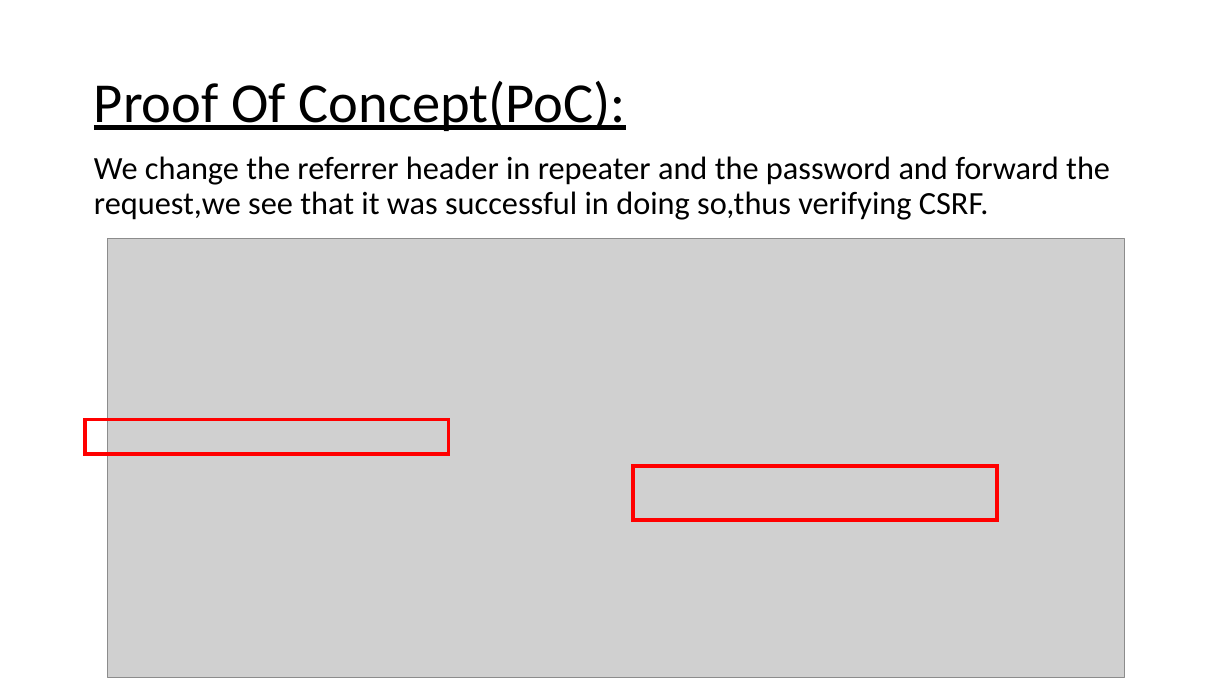
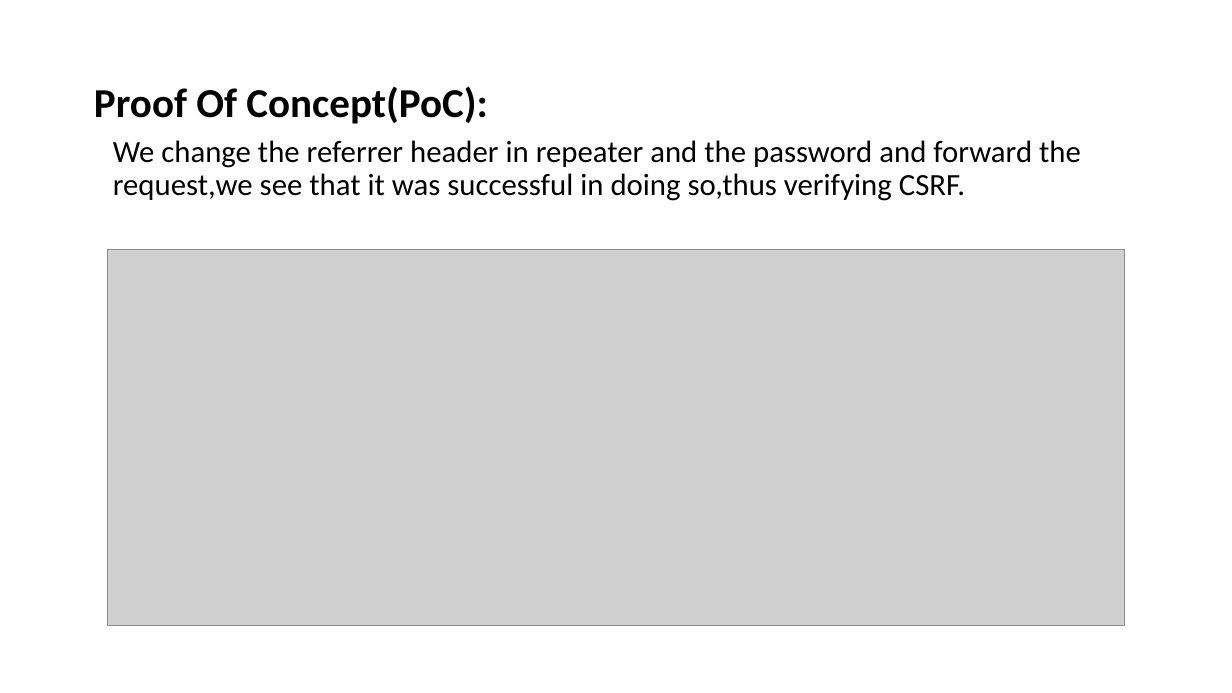
Before and after one commit to RocktimRajkumar/CEH-hack-a-thon, a slide deck: slide 48 of reports/Lifestyle Store/LifeStyle Store Application Reports.pptx. Drawn at 1232x693 pixels with LibreOffice and Linux fonts; fonts in the diff are those of the drawing; grey boxes stand for pictures. Boxes give left, top, right and bottom in pixels: in the first picture for what was removed or moved away, otherwise in the second. Text is boxed around its words. In the diff, an @@ line names an element or a change of style, - is before the commit and + after.

Commit message:
reports: Cross Site Request Forgery ppt done

```diff
--- a/reports/Lifestyle Store/LifeStyle Store Application Reports.pptx
+++ b/reports/Lifestyle Store/LifeStyle Store Application Reports.pptx
@@ title "Proof Of Concept(PoC):" at <box>94,86,488,124</box>: size 44 to 32 pt, bold on, underline off @@
@@ text "We change the referrer header ...": place and size @@
-text "We change the referrer header ..." at <box>94,156,1110,220</box>
+text "We change the referrer header ..." at <box>113,140,1081,201</box>
@@ text "We change the referrer header ..." at <box>113,140,1081,201</box>: size 25.2 to 24 pt @@
@@ picture: place and size @@
-picture at <box>108,238,1125,677</box>
+picture at <box>108,250,1125,626</box>
@@ rectangle removed at <box>85,420,449,455</box> @@
@@ rectangle removed at <box>633,467,997,521</box> @@
```
Also in this commit, not shown: 6 other slides changed.
